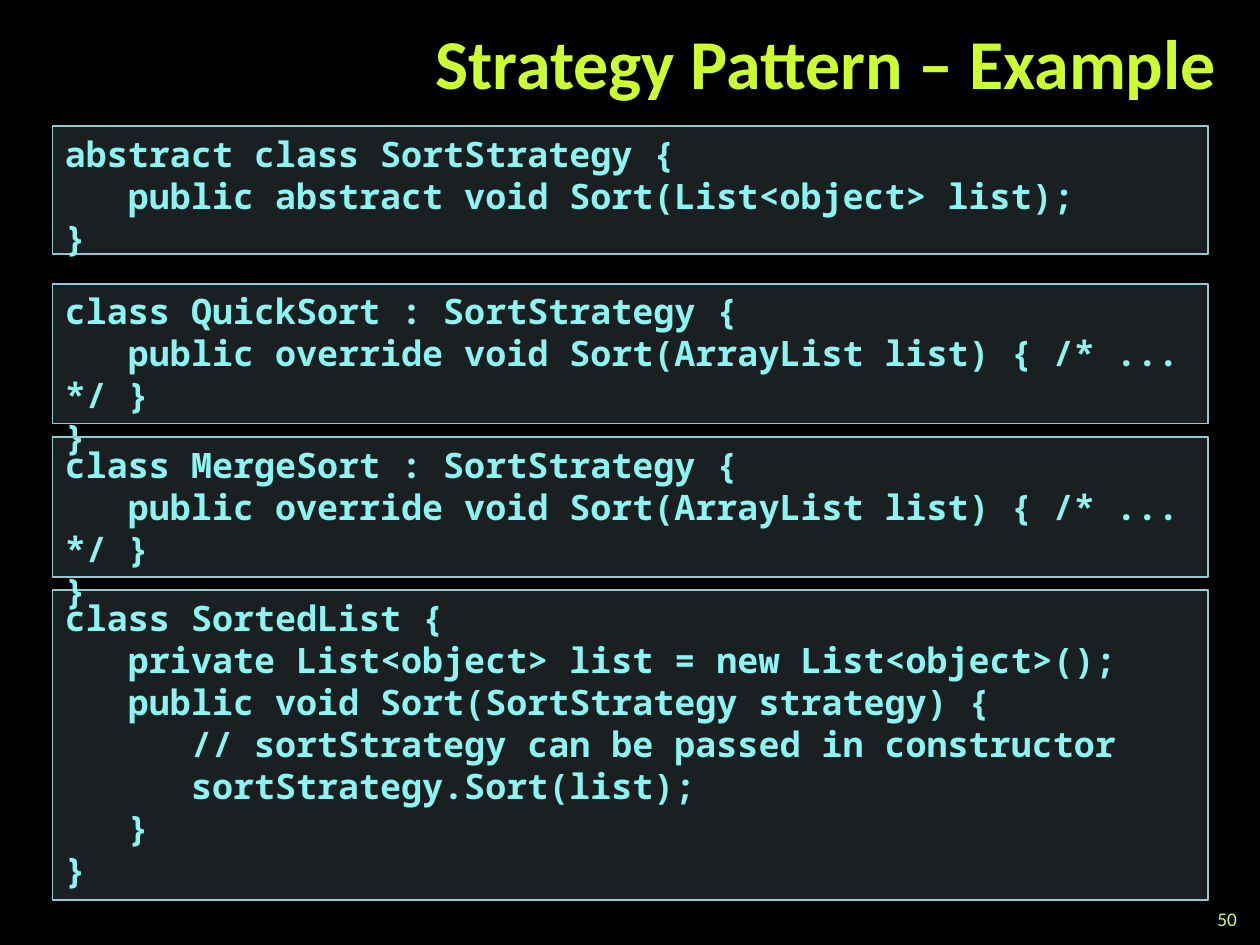
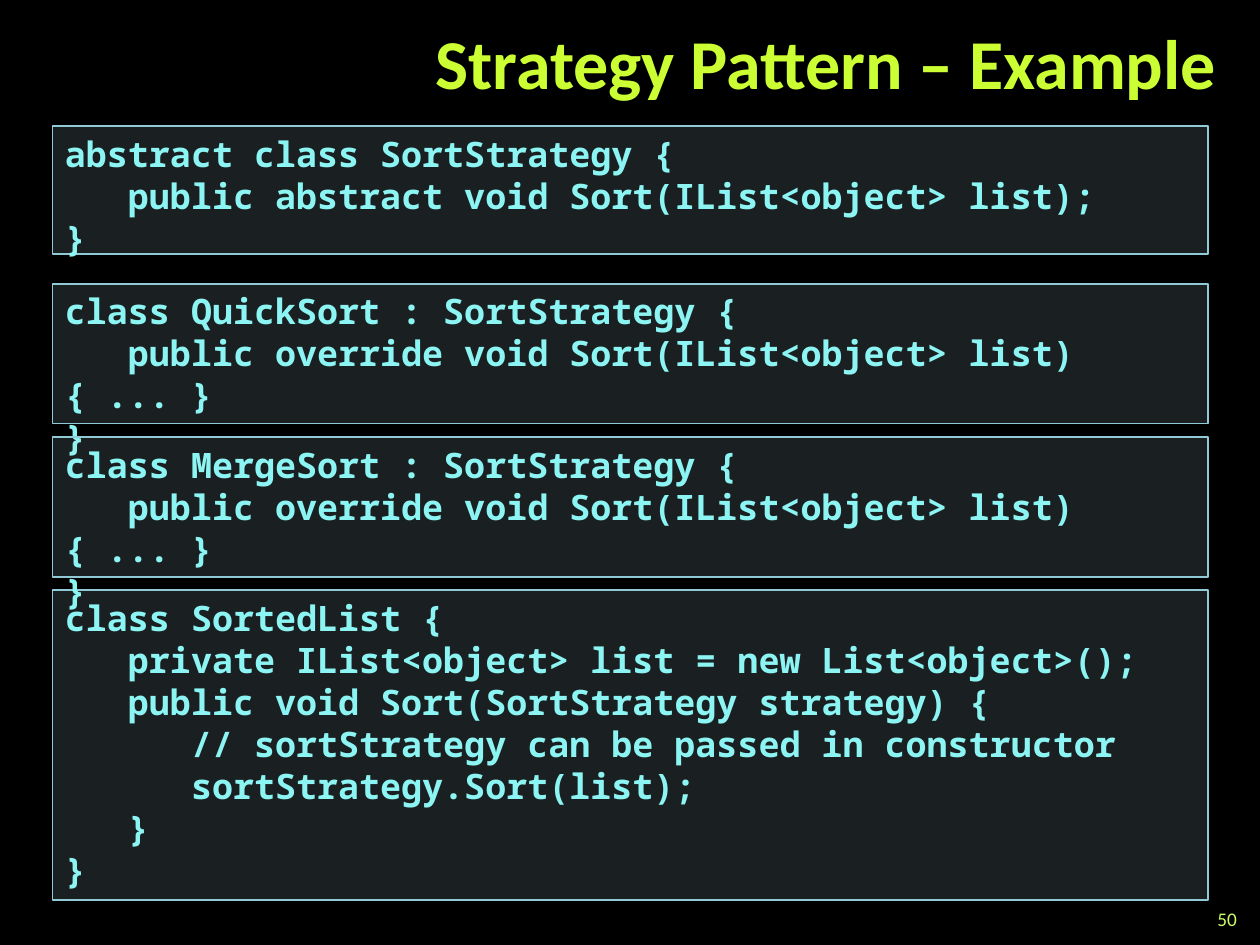
Before and after one commit to martin-nikolov/Telerik-Academy, a slide deck: slide 50 of Programming with C#/4. C# High-Quality Code/15. Design Patterns/Design Patterns.pptx. Drawn at 1260x945 pixels with LibreOffice and Linux fonts; fonts in the diff are those of the drawing; background and template pictures are left out. Boxes give left, top, right and bottom in pixels: in the first picture for what was removed or moved away, otherwise in the second. Text is boxed around its words. In the diff, an @@ line names an element or a change of style, - is before the commit and + after.

Commit message:
Update Design Patterns presentation

```diff
--- a/Programming with C#/4. C# High-Quality Code/15. Design Patterns/Design Patterns.pptx
+++ b/Programming with C#/4. C# High-Quality Code/15. Design Patterns/Design Patterns.pptx
@@ text at (128, 182, 1095, 218): text changed @@
-public abstract void Sort(List<object> list);
+public abstract void Sort(IList<object> list);
@@ text in rectangle at (128, 339, 1074, 375): text changed @@
-public override void Sort(ArrayList list) { /* ... */ }
+public override void Sort(IList<object> list) { ... }
@@ text in rectangle at (128, 493, 1074, 529): text changed @@
-public override void Sort(ArrayList list) { /* ... */ }
+public override void Sort(IList<object> list) { ... }
@@ text in rectangle at (128, 646, 1137, 682): text changed @@
-private List<object> list = new List<object>();
+private IList<object> list = new List<object>();
```
Also in this commit, not shown: 2 other slides changed.
